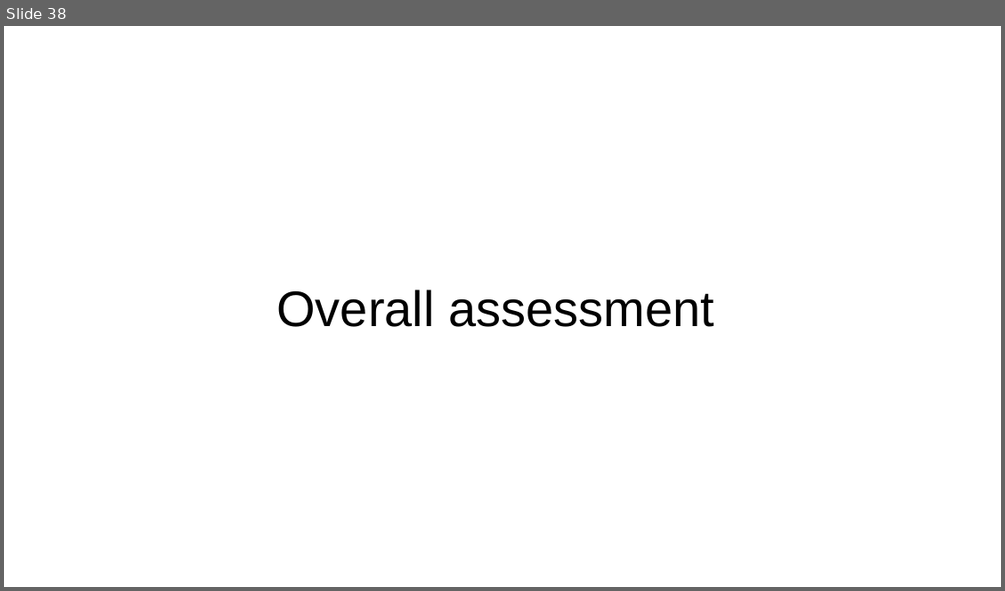
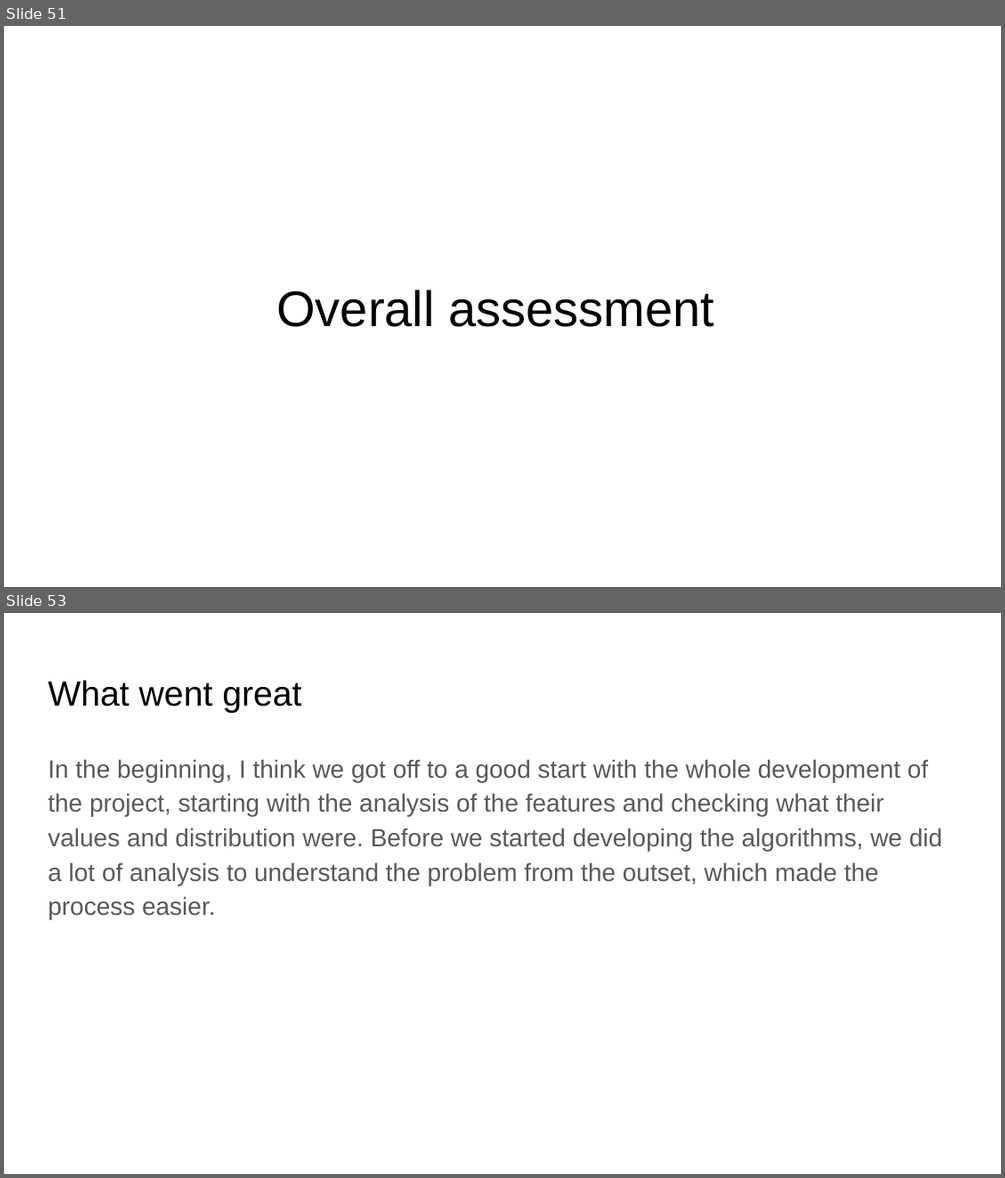
Before and after one commit to PedroFPeralta/FCT-ML-Nova-PRS2, a slide deck: ML@NOVA Team PRS.pptx. Shown one above the other, each under a label of ours: slide 38 before the commit, slides 51 and 53 after it; the slides between them are not shown. The pictures are 1005x591 and 1005x1178 pixels, drawn with LibreOffice and Linux fonts; fonts in the diff are those of the drawing. Boxes give left, top, right and bottom in pixels: in the first picture for what was removed or moved away, otherwise in the second. Text is boxed around its words. In the diff, an @@ line names an element or a change of style, - is before the commit and + after.

```diff
--- a/ML@NOVA Team PRS.pptx
+++ b/ML@NOVA Team PRS.pptx
@@ slide 53 added at [4, 613, 1001, 1174], background #FFFFFF @@
@@ title added at [48, 680, 301, 713], 25.2 pt, text #000000 @@
+What went great
@@ text added at [48, 759, 942, 920], 18 pt, text #595959 @@
+In the beginning, I think we got off to a good start with the whole development of the project, starting with the analysis of the features and checking what their values and distribution were. Before we started developing the algorithms, we did a lot of analysis to understand the problem from the outset, which made the process easier.
@@ what was slide 38 is now slide 51 @@
```
Also in this commit, not shown: 3 slides changed, 38 other slides added, 26 slides removed.
